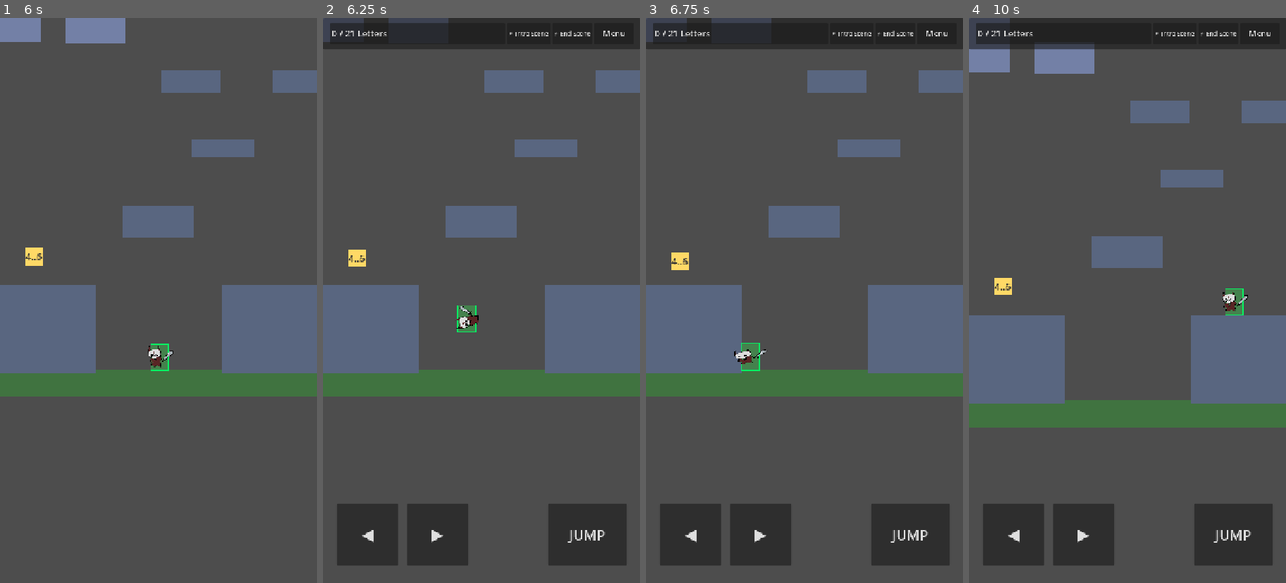
Above: before the commit, frames 1-4 (left to right).
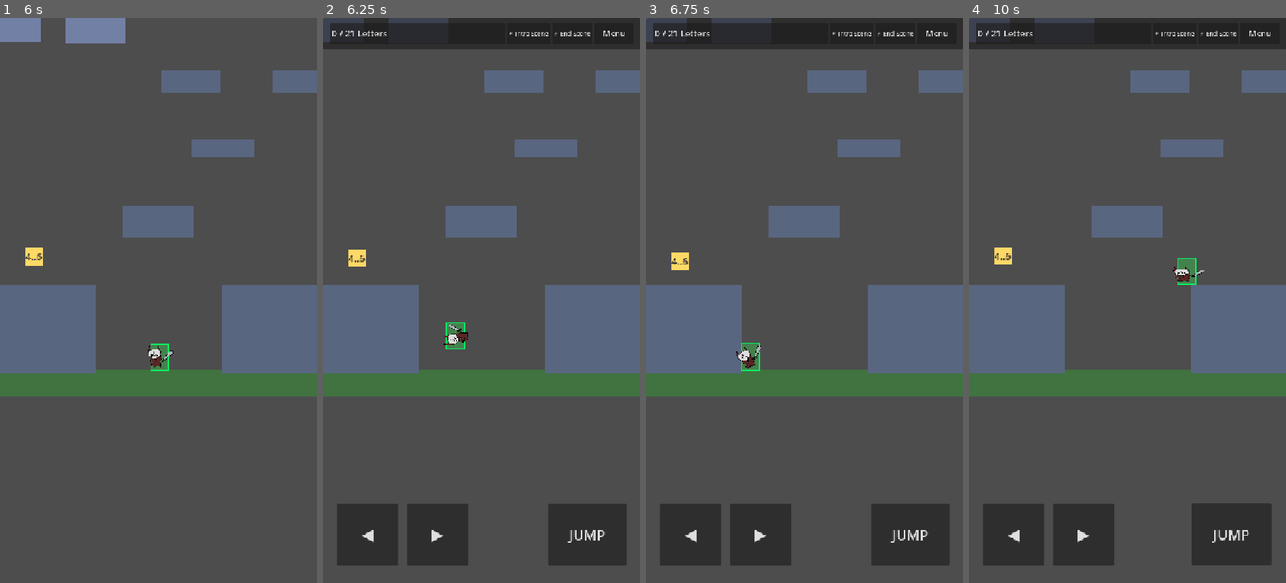
Above: after the commit, the same moments.

Repository: gimigkk/agustus-13
Game: Godot game, scene res://scenes/levels/test_level.tscn
Same seed, same stepped clock (60 frames per second), same inputs: the game is played once before the commit and once after it.
Inputs:
- Up to frame 1 (6 s): tap Enter at 0.5 s; hold Space (jump) 0.53-1.28 s; hold Right (move_right) 0.53-2.03 s; tap Space (jump) at 1.35, 1.52, 1.82, 2.85, 3.02, 3.32, 4.35, 4.52, 4.82, 5.85 s; hold Left (move_left) 2.03-2.78 s; hold Space (jump) 2.03-2.78 s; hold Right (move_right) 2.78-4.28 s; hold Space (jump) 3.53-4.28 s; hold Left (move_left) 4.28-5.03 s; hold Right (move_right) 5.03-5.78 s; hold Space (jump) 5.03-5.78 s; hold Left (move_left) from 5.78 s (still down)
- Up to frame 2 (6.25 s): keep holding Left (move_left); tap Space (jump) at 6.02 s
- Up to frame 3 (6.75 s): keep holding Left (move_left); tap Space (jump) at 6.32 s; hold Space (jump) from 6.53 s (still down)
- Up to frame 4 (10 s): release Left (move_left) at 7.28 s; release Space (jump) at 7.28 s; hold Right (move_right) 7.28-9.53 s; tap Space (jump) at 7.35, 7.52, 7.82, 8.85, 9.02, 9.32 s; hold Space (jump) 8.03-8.78 s; hold Left (move_left) from 9.53 s (still down); hold Space (jump) from 9.53 s (still down)

Frame 1 is identical in both runs. In frame 2, 0.6% of the frame differs, in the area x 38-50%, y 50-59%; in frame 3, 0.1%; in frame 4, 22%, in the area x 0-100%, y 0-97%.

Commit message:
feat: implement Jump King charge-and-release jump mechanics with linear power scaling (-800 max) and hold-to-charge mechanics

Diff:
--- a/scenes/player/player.gd
+++ b/scenes/player/player.gd
@@ -1,8 +1,10 @@
 extends CharacterBody2D
 
-## Player Movement & Jump Controller for Mobile Platforming
+## Player Movement & Jump Controller for Mobile Platforming (Jump King Charging Style)
 @export var speed: float = 320.0
-@export var jump_velocity: float = -800.0
+@export var min_jump_velocity: float = -350.0
+@export var max_jump_velocity: float = -800.0 # Matches original jump power
+@export var max_charge_time: float = 0.55 # Seconds to reach 100% jump power
 @export var acceleration: float = 4500.0
 @export var friction: float = 2000.0
 @export var air_acceleration: float = 800.0 # Slight air adjustment like Jump King
@@ -20,16 +22,25 @@
 var coyote_timer: float = 0.0
 var jump_buffer_timer: float = 0.0
 
+# Charging state
+var is_charging_jump: bool = false
+var charge_timer: float = 0.0
+var charge_ratio: float = 0.0
+
 # Juice & Animation variables
 var was_on_floor: bool = true
 var facing_dir: float = -1.0 # -1.0 = Facing Right, 1.0 = Facing Left
 var squash_stretch_scale: Vector2 = Vector2(1.0, 1.0)
 var visual_tween: Tween
 
+var base_visual_pos: Vector2 = Vector2(-32.5, -35.0)
+
 @onready var visual: Control = $Visual
 @onready var camera: Camera2D = $Camera2D
 
 func _ready() -> void:
+	if visual:
+		base_visual_pos = visual.position
 	if camera:
 		camera.top_level = true
 	if not Engine.is_editor_hint() and load_save_position:
@@ -38,6 +49,9 @@
 			var px: float = float(sm.current_save_data.get("player_pos_x", global_position.x))
 			var py: float = float(sm.current_save_data.get("player_pos_y", global_position.y))
 			global_position = Vector2(px, py)
+
+func get_charge_ratio() -> float:
+	return charge_ratio if is_charging_jump else 0.0
 
 func _process(_delta: float) -> void:
 	if camera:
@@ -63,6 +77,9 @@
 		# Rotate player sprite smoothly while airborne
 		if visual:
 			visual.rotation_degrees += jump_flip_speed * delta * (-facing_dir)
+
+		if is_charging_jump:
+			_execute_charged_jump()
 	else:
 		coyote_timer = coyote_time_max
 
@@ -70,20 +87,21 @@
 	if jump_buffer_timer > 0.0:
 		jump_buffer_timer -= delta
 
-	# Handle Jump input
-	if Input.is_action_just_pressed("jump"):
-		jump_buffer_timer = jump_buffer_max
+	# Jump King Charge Mechanic (charge on hold, launch on release)
+	if currently_on_floor:
+		if Input.is_action_pressed("jump") or jump_buffer_timer > 0.0:
+			if not is_charging_jump:
+				is_charging_jump = true
+				charge_timer = 0.0
 
-	# Execute Jump
-	if jump_buffer_timer > 0.0 and coyote_timer > 0.0:
-		velocity.y = jump_velocity
-		jump_buffer_timer = 0.0
-		coyote_timer = 0.0
-		_on_jumped()
+			charge_timer = minf(charge_timer + delta, max_charge_time)
+			charge_ratio = charge_timer / max_charge_time
 
-	# Variable jump height cutoff (releasing jump early cuts upward velocity)
-	if Input.is_action_just_released("jump") and velocity.y < 0.0:
-		velocity.y *= 0.45
+			# Crouch down while charging jump power
+			squash_stretch_scale = Vector2(1.0 + charge_ratio * 0.35, 1.0 - charge_ratio * 0.45)
+		else:
+			if is_charging_jump:
+				_execute_charged_jump()
 
 	# Horizontal movement
 	var direction := Input.get_axis("move_left", "move_right")
@@ -96,16 +114,36 @@
 	else:
 		velocity.x = move_toward(velocity.x, 0.0, current_friction * delta)
 
-	# Update visual sprite scale & pivot (feet-anchored when upright on floor, center-anchored when flipping/recovering)
+	# Update visual sprite scale, pivot, and charge shake
 	if visual:
 		if currently_on_floor and absf(visual.rotation_degrees) < 5.0:
 			visual.pivot_offset = Vector2(visual.size.x / 2.0, visual.size.y)
 		else:
 			visual.pivot_offset = visual.size / 2.0
+
+		# Apply shake proportional to charge ratio
+		if is_charging_jump:
+			var shake_mag := charge_ratio * 4.5
+			visual.position = base_visual_pos + Vector2(randf_range(-shake_mag, shake_mag), randf_range(-shake_mag, shake_mag))
+		else:
+			visual.position = base_visual_pos
+
 		visual.scale = Vector2(squash_stretch_scale.x * facing_dir, squash_stretch_scale.y)
 
 	was_on_floor = currently_on_floor
 	move_and_slide()
+
+func _execute_charged_jump() -> void:
+	if not is_charging_jump:
+		return
+	var launch_vel := lerpf(min_jump_velocity, max_jump_velocity, charge_ratio)
+	velocity.y = launch_vel
+	is_charging_jump = false
+	charge_timer = 0.0
+	charge_ratio = 0.0
+	coyote_timer = 0.0
+	jump_buffer_timer = 0.0
+	_on_jumped()
 
 func _on_jumped() -> void:
 	# Stretch vertically on jump launch (X=0.55, Y=1.45)
--- a/scenes/ui/touch_controls.gd
+++ b/scenes/ui/touch_controls.gd
@@ -6,9 +6,13 @@
 @onready var btn_right: Button = $Control/BtnRight
 @onready var btn_jump: Button = $Control/BtnJump
 
+var initial_jump_pos: Vector2
+
 func _ready() -> void:
 	if control:
 		control.show()
+	if btn_jump:
+		initial_jump_pos = btn_jump.position
 
 	# Connect button press and release signals to action triggers
 	btn_left.button_down.connect(func(): Input.action_press("move_left"))
@@ -19,3 +23,18 @@
 
 	btn_jump.button_down.connect(func(): Input.action_press("jump"))
 	btn_jump.button_up.connect(func(): Input.action_release("jump"))
+
+func _process(_delta: float) -> void:
+	if not btn_jump:
+		return
+
+	var ratio: float = 0.0
+	var player_node = get_tree().current_scene.get_node_or_null("Player")
+	if player_node and player_node.has_method("get_charge_ratio"):
+		ratio = player_node.get_charge_ratio()
+
+	if ratio > 0.0:
+		var shake_mag := ratio * 7.0
+		btn_jump.position = initial_jump_pos + Vector2(randf_range(-shake_mag, shake_mag), randf_range(-shake_mag, shake_mag))
+	else:
+		btn_jump.position = initial_jump_pos
